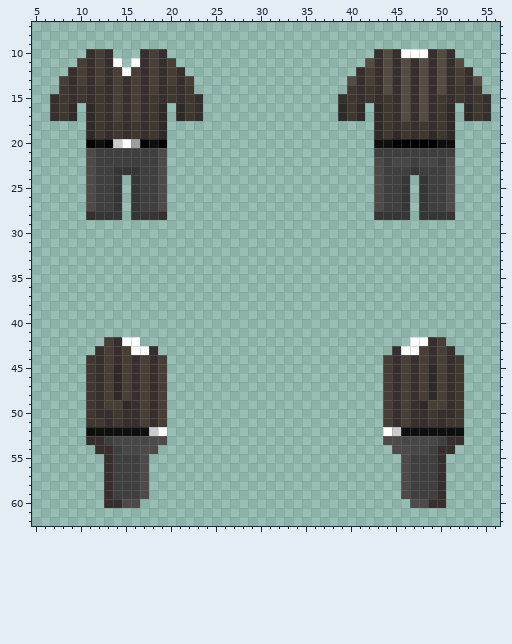
Two versions of one pixel-art sprite, Resources/Textures/SS220/Clothing/Uniforms/Jumpsuit/ussp_uniform.rsi/equipped-INNERCLOTHING.png. Above is the file before it was changed.
The file is 64x64 pixels. Colours within 5 levels of each other are drawn and written as one. Shown: x 5..56, y 7..62.
Once edited:
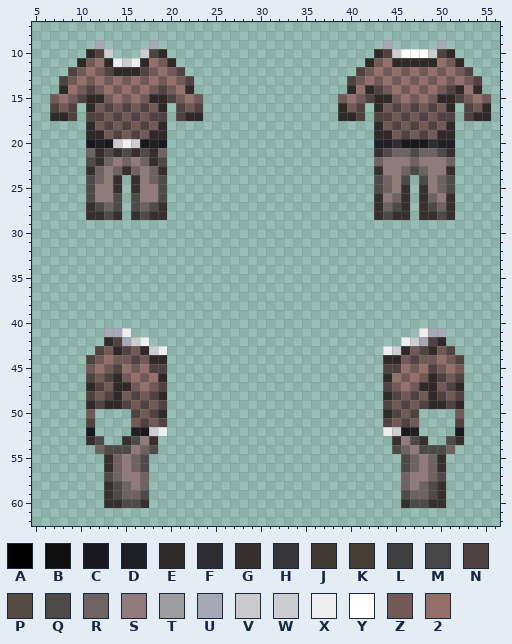
Palette (. is transparent): A #000000  B #0f0f0f  C #18191e  D #1f2026  E #2f2928  F #2d2d33  G #362f2d  H #363636  J #3f3830  K #473f36  L #3f3f3f  M #474747  N #4f4240  P #544b41  Q #4f4a4a  R #6f6262  S #907a7a  T #9e9e9e  U #a5a9b6  V #cbcbcb  W #cbcdd1  X #eeeeee  Y #ffffff  Z #715a56  2 #95706a
Edits made:
Changed rows in their new state; - is an unchanged pixel.
first column x 7:
 9 -----U-----U-------------------------U-----U-----
10 ----ENW---WNE-----------------------ENW---WNE----
11 ---EZ2EXWXE2ZE---------------------EZ2EEEEE2ZE---
12 --NZ2ZNEEENZ2ZN-------------------NZ2Z2Z2Z2Z2ZN--
13 -NZ2Z2Z2Z2Z2Z2ZN-----------------NZ2Z2Z2Z2Z2Z2ZN-
14 -E2ZNZ2Z2Z2ZNZ2E-----------------E2ENZ2Z2Z2ZNE2E-
15 Z2ZNEEZ2Z2ZEENZ2Z---------------Z2ZNEEZ2Z2ZEENZ2Z
16 NZN--ZNZNZNZ--NZN----------------ZN--ZNZNZNZ--NZE
17 EEN-NNZNZNZNN-NEE----------------EN-NNZNZNZNN-NEE
18 -----ZNZNZNZ-------------------------ZNZNZNZ-----
19 -----EZNZNZE-------------------------EZNZNZE-----
20 ----CDCWXWCDC-----------------------DDFCCCFDD----
21 ----RGQGQGQGR-----------------------GQRRQRRQG----
22 -----GRSRSRG------------------------RSSSRSSSR----
23 ----GRSRGRSRG-----------------------GSSRQRSSG----
24 -----RSG-GSR-------------------------RSQ-QSR-----
25 -----SSG-GSS-------------------------RSG-GSR-----
26 -----SSQ-QSS------------------------GSRG-GRSG----
27 ----GQRQ-QRQG-----------------------GRQG-GQRG----
28 -----GQG-GQG------------------------GQGG-GGQG----
first column x 11:
41 --UUX--------------------------------XUU--
42 --ENUWX----------------------------XWUNE--
43 -NZENZEWX------------------------XWEZNEZN-
44 NZ2ZZNZEE------------------------EEZNZZ2ZN
45 Z2ZN2Z2NN------------------------NN2Z2NZ2Z
46 NZN-Z2Z2E------------------------E2Z2Z-NZN
47 ENZ-EZ2ZN------------------------NZ2ZE-ZNE
48 NZN-ZNZNE------------------------ENZNZ-NZN
49 ENEENZNZN------------------------NZNZNEENE
50 Z....NZNE------------------------ENZN....Z
51 N....ZNZN------------------------NZNZ....N
52 C....DCWX------------------------XWCD....C
53 -Q..GQSG.------------------------.GSQG..Q-
54 -RQQQSR----------------------------RSQQQR-
55 ---RSR------------------------------RSR---
56 ---RSR------------------------------RSR---
57 --QRSSR----------------------------RSSRQ--
58 ---QRSR----------------------------RSRQ---
59 ---QRR------------------------------RRQ---
60 ------G----------------------------G------
Changed places in both pictures, as pixel boxes (x1, y1, x2, y2):
changed: (50, 40, 203, 220)
changed: (338, 40, 491, 220)
changed: (86, 328, 167, 508)
changed: (383, 328, 464, 508)
